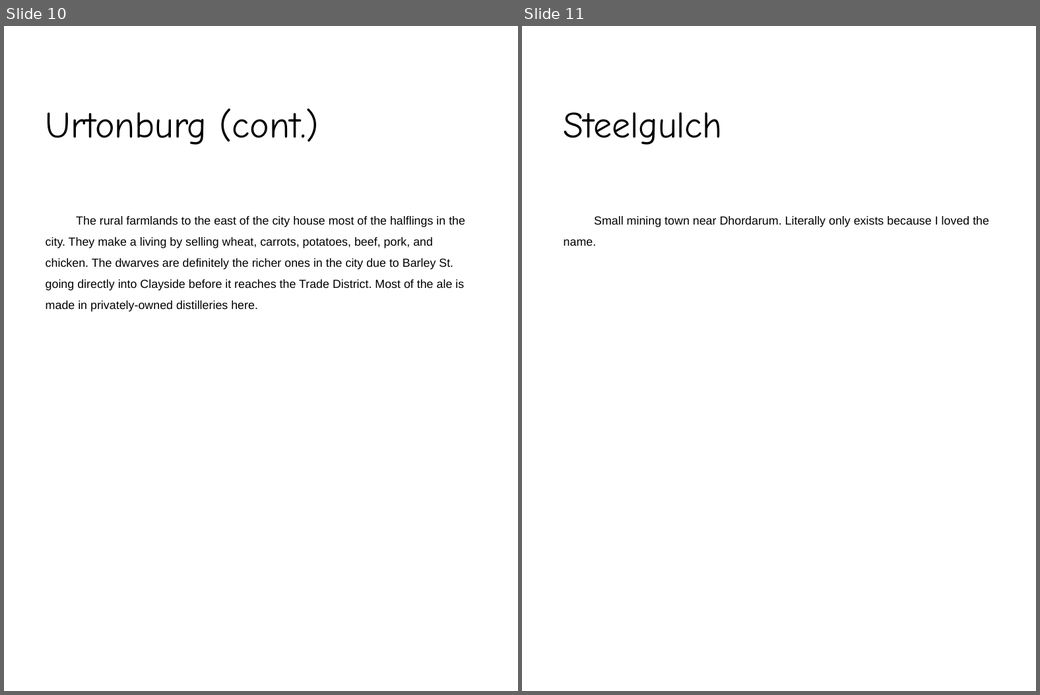
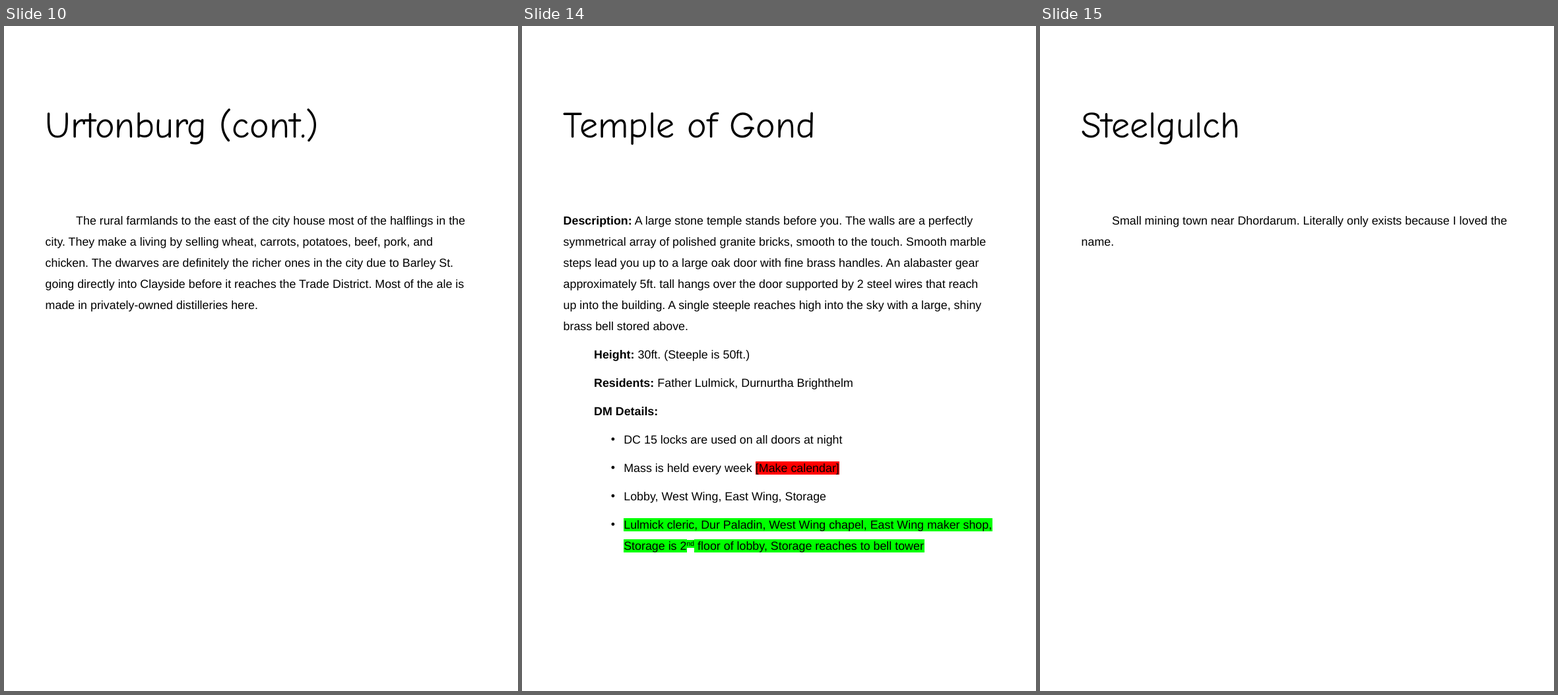
Before and after one commit to polic72/DnD-Stuff, a slide deck: My Multiverse/The Jaws of Time.pptx. Shown side by side, each under a label of ours: slides 10 and 11 before the commit, slides 10, 14 and 15 after it; the slides between them are not shown. The pictures are 1040x695 and 1558x695 pixels, drawn with LibreOffice and Linux fonts; fonts in the diff are those of the drawing; background and template pictures are left out. Boxes give left, top, right and bottom in pixels: in the first picture for what was removed or moved away, otherwise in the second. Text is boxed around its words. In the diff, an @@ line names an element or a change of style, - is before the commit and + after.

Commit message:
Started Northwood and Temple of Gond.

```diff
--- a/My Multiverse/The Jaws of Time.pptx
+++ b/My Multiverse/The Jaws of Time.pptx
@@ slide 14 added at (x1=522, y1=26, x2=1036, y2=691), background picture (left out) @@
@@ title added at (x1=564, y1=112, x2=815, y2=145), 44 pt, text #000000 @@
+Temple of Gond
@@ text added at (x1=564, y1=216, x2=993, y2=553), 14 pt, text #000000 @@
+Description: A large stone temple stands before you. The walls are a perfectly symmetrical array of polished granite bricks, smooth to the touch. Smooth marble steps lead you up to a large oak door with fine brass handles. An alabaster gear approximately 5ft. tall hangs over the door supported by 2 steel wires that reach up into the building. A single steeple reaches high into the sky with a large, shiny brass bell stored above.
+Height: 30ft. (Steeple is 50ft.)
+Residents: Father Lulmick, Durnurtha Brighthelm
+DM Details:
+• DC 15 locks are used on all doors at night
+• Mass is held every week [Make calendar]
+• Lobby, West Wing, East Wing, Storage
+• Lulmick cleric, Dur Paladin, West Wing chapel, East Wing maker shop, Storage is 2nd floor of lobby, Storage reaches to bell tower
@@ what was slide 11 is now slide 15 @@
```
Also in this commit, not shown: 3 other slides added, 3 other files.
